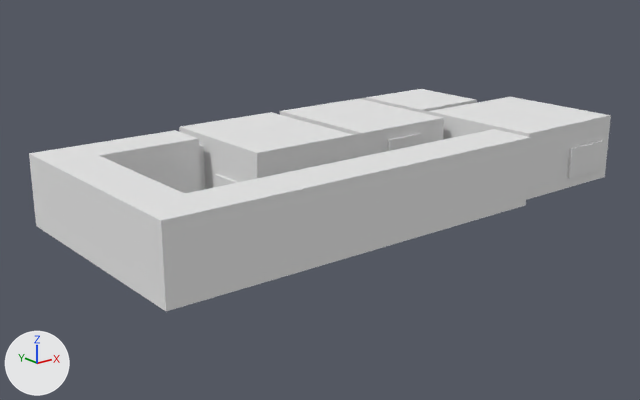
What one commit did to the Blender file OtherStuff/Blender/Museum.blend.
The view is the same before and after, from a 50 mm lens placed at (-773.0, -910.0, 388.0), pointed at (-34.0, 15.0, 18.0). Arrows for +X, +Y and +Z are at lower left; the lights stay in place.

The older version as bpy lines, for what is in view:
```python
me_slot355 = bpy.data.meshes.new('slot355')
me_slot355.from_pydata(...)  # 1159 vertices, 1893 faces; spans x -176.0..388.0, y 12.0..112.0, z -184.0..164.0
# faces by material slot: [1693, 200]
me_slot355.materials.append(mat_slot355)  # its picture is missing
me_slot355.materials.append(mat_material_001)  # its picture is missing
me_slot355_001 = bpy.data.meshes.new('slot355.001')
me_slot355_001.from_pydata(...)  # 170 vertices, 194 faces, 8 loose edges; spans x -384.0..184.0, y 15.0..112.0, z -160.0..176.0
# faces by material slot: [175, 19]
me_slot355_001.materials.append(mat_slot355)  # its picture is missing
me_slot355_001.materials.append(mat_material_001)  # its picture is missing
ob_slot355 = bpy.data.objects.new('slot355', me_slot355)
ob_slot355.location = (0.0, 0.0, 0.0)
ob_slot355.rotation_euler = (1.571, 0.0, 0.0)  # degrees (90, 0, 0)
ob_slot355_001 = bpy.data.objects.new('slot355.001', me_slot355_001)
ob_slot355_001.location = (0.0, 0.0, 0.0)
ob_slot355_001.rotation_euler = (1.571, 0.0, 0.0)  # degrees (90, 0, 0)
```
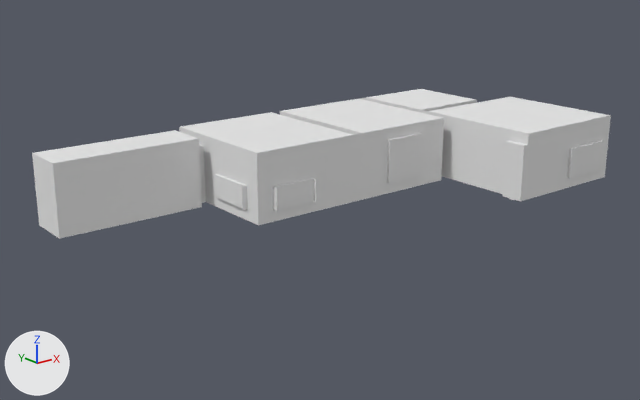
Commit message: Museum changed

What differs and where, as boxes (x1, y1, x2, y2) in the pictures (640 x 400 px):
'slot355.001', reshaped (66% narrower, 40% shorter): before (29, 129, 531, 311); after (32, 130, 202, 239)
part 1 of me_slot355_001, cut back: before (29, 129, 531, 311); after (32, 152, 202, 239)

The change in detail:
me_slot355_001 is used by ob_slot355_001; location (0.0, 0.0, 0.0); rotation (1.571, 0.0, 0.0), in degrees (90, 0, 0).
me_slot355_001 had 170 vertices, 194 faces, 8 loose edges and spanned x -384.0..184.0, y 15.0..112.0, z -160.0..176.0.
me_slot355_001 now has 64 vertices, 68 faces and spans x -380.0..-176.0, y 15.0..112.0, z -160.0..-96.0.
Part 1, on me_slot355_001:
126 vertices are removed from x -384.0..184.0, y 15.0..112.0, z -132.0..176.0.
166 faces are deleted.
8 loose edges are deleted.
4 vertices move from x -384.0..-320.0, y 16.0..112.0, z -160.0..-16.0 to x -380.0..-320.0, y 16.0..112.0, z -160.0..-96.0.
20 vertices are added at x -380.0..-320.0, y 15.0..112.0, z -160.0..-96.0.
36 new faces join them, mat_slot355 (its picture is missing).
4 new faces join them, mat_material_001 (its picture is missing).
